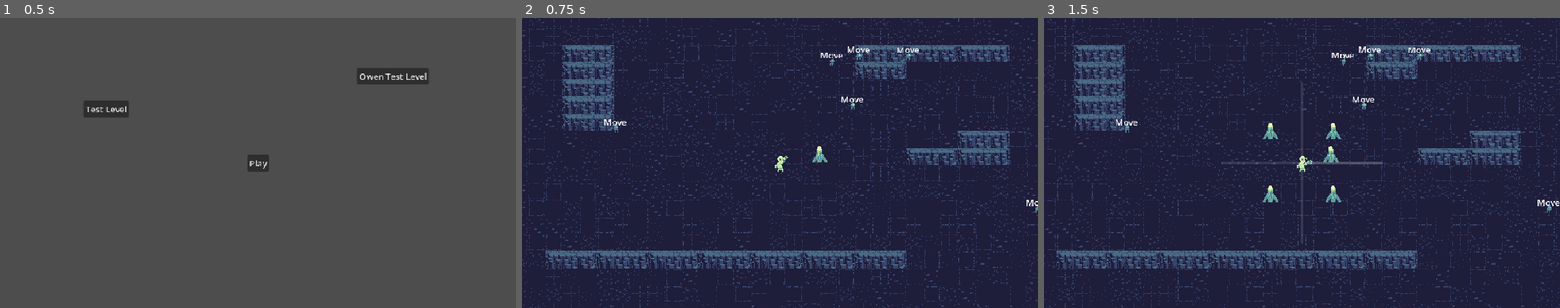
Above: before the commit, frames 1-3 (left to right).
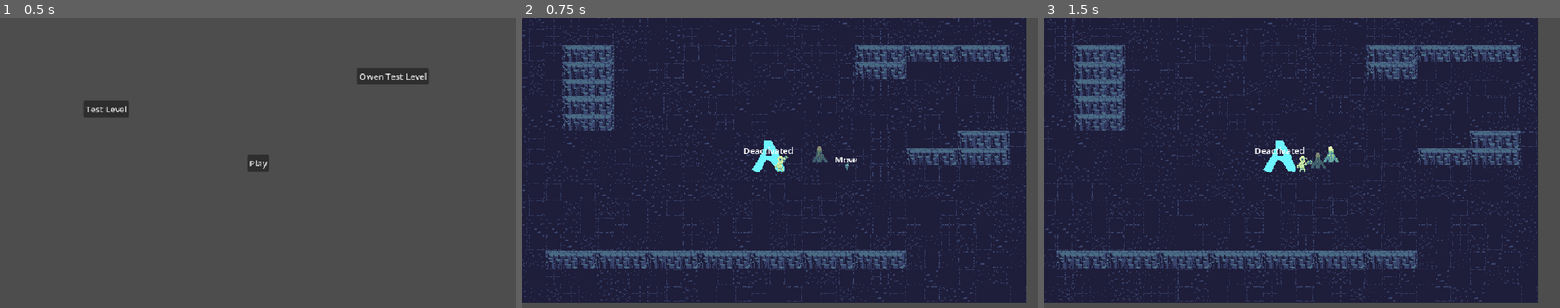
Above: after the commit, the same moments.

Repository: austingwatson/Signal
Game: Godot game, scene res://scenes/screen/title_screen.tscn
Same seed, same stepped clock (60 frames per second), same inputs: the game is played once before the commit and once after it.
Inputs (mouse positions are in pixels of both pictures, inside the frame that each line leads up to):
- Up to frame 1 (0.5 s): no input
- Up to frame 2 (0.75 s): click "Test Level" at 0.5 s
- Up to frame 3 (1.5 s): tap Enter at 1.25 s; move the mouse to (1415, 148) at 1.27 s; hold D (move_right) from 1.28 s (still down); tap F (build) at 1.35 s; click (1415, 148) at 1.42 s

Frame 1 is identical in both runs. In frame 2, 4.8% of the frame differs, in the area x 0-100%, y 0-100%; in frame 3, 7.5%.

Commit message:
added turret following from buy menu

Diff:
--- a/project.godot
+++ b/project.godot
@@ -78,6 +78,11 @@
 "events": [Object(InputEventKey,"resource_local_to_scene":false,"resource_name":"","device":-1,"window_id":0,"alt_press …(192 unchanged characters)…
 ]
 }
+add_swarm={
+"deadzone": 0.2,
+"events": [Object(InputEventKey,"resource_local_to_scene":false,"resource_name":"","device":-1,"window_id":0,"alt_pressed":false,"shift_pressed":false,"ctrl_pressed":false,"meta_pressed":false,"pressed":false,"keycode":0,"physical_keycode":4194334,"key_label":0,"unicode":0,"location":0,"echo":false,"script":null)
+]
+}
 
 [layer_names]
 
--- a/resources/material_amount/player_materials.tres
+++ b/resources/material_amount/player_materials.tres
@@ -4,4 +4,6 @@
 
 [resource]
 script = ExtResource("1_ff006")
+metal = 10
+power_cell = 10
 metadata/_custom_type_script = "uid://b00dj335v2dok"
--- /dev/null
+++ b/scenes/component/follow_component.tscn
@@ -0,0 +1,6 @@
+[gd_scene format=3 uid="uid://bk1micxiubh34"]
+
+[ext_resource type="Script" uid="uid://cvu2okdpokrkp" path="res://scripts/component/follow_component.gd" id="1_nlav3"]
+
+[node name="FollowComponent" type="Node2D" unique_id=1204676905]
+script = ExtResource("1_nlav3")
--- a/scenes/entity/actor/laser_turret.tscn
+++ b/scenes/entity/actor/laser_turret.tscn
@@ -1,13 +1,17 @@
 [gd_scene format=3 uid="uid://bgoyhwqib647g"]
 
+[ext_resource type="Script" uid="uid://c4ndchr1i0stw" path="res://scripts/entity/actor/laser_turret.gd" id="1_luihb"]
 [ext_resource type="Texture2D" uid="uid://bqlgf7w7nxrgo" path="res://assets/textures/actors/laser_turret.png" id="1_spblu"]
 [ext_resource type="PackedScene" uid="uid://dgy1y2sif2ssm" path="res://scenes/statemachine/state_machine.tscn" id="2_722y7"]
 [ext_resource type="Script" uid="uid://tu6yuu41c2re" path="res://scripts/statemachine/laser_turret/laser_turret_idle.gd" id="3_cjh2g"]
 [ext_resource type="Script" uid="uid://1af5p5lwsg3x" path="res://scripts/statemachine/laser_turret/laser_turret_attack.gd" id="4_w2hb1"]
 [ext_resource type="PackedScene" uid="uid://b2dwy2ayilnrx" path="res://scenes/component/detection_component.tscn" id="5_cjh2g"]
 [ext_resource type="Resource" uid="uid://5bb3ipdc4sqr" path="res://resources/damage/laser_turret_damage.tres" id="6_w2hb1"]
+[ext_resource type="PackedScene" uid="uid://bk1micxiubh34" path="res://scenes/component/follow_component.tscn" id="7_65xdw"]
 
 [node name="LaserTurret" type="Node2D" unique_id=994531285]
+modulate = Color(1, 1, 1, 0.49803922)
+script = ExtResource("1_luihb")
 
 [node name="Sprite2D" type="Sprite2D" parent="." unique_id=773377507]
 texture = ExtResource("1_spblu")
@@ -29,3 +33,9 @@
 collision_layer = 2
 collision_mask = 12
 damage = ExtResource("6_w2hb1")
+
+[node name="FollowComponent" parent="." unique_id=1204676905 node_paths=PackedStringArray("parent") instance=ExtResource("7_65xdw")]
+parent = NodePath("..")
+offset = Vector2(32, 0)
+
+[connection signal="stop_following" from="FollowComponent" to="." method="_on_follow_component_stop_following"]
--- a/scenes/entity/actor/player.tscn
+++ b/scenes/entity/actor/player.tscn
@@ -163,7 +163,7 @@
 
 [node name="InteractComponent" type="Area2D" parent="." unique_id=1245282860]
 collision_layer = 2
-collision_mask = 8
+collision_mask = 16
 input_pickable = false
 monitorable = false
 
@@ -179,7 +179,8 @@
 [node name="MultiTool" parent="." unique_id=1102108494 instance=ExtResource("9_18kca")]
 z_index = -1
 
-[node name="BuildMenu" parent="." unique_id=533637646 instance=ExtResource("11_eybgf")]
+[node name="BuildMenu" parent="." unique_id=533637646 node_paths=PackedStringArray("player") instance=ExtResource("11_eybgf")]
+player = NodePath("..")
 line_color = Color(1, 1, 1, 0.11764706)
 
 [node name="HurtBox" parent="." unique_id=938710698 instance=ExtResource("11_b81v7")]
--- a/scenes/entity/signal_tower.tscn
+++ b/scenes/entity/signal_tower.tscn
@@ -1,8 +1,13 @@
 [gd_scene format=3 uid="uid://ct6ob2i7t3jsh"]
 
 [ext_resource type="Script" uid="uid://py5ydsushuvt" path="res://scripts/entity/signal_tower.gd" id="1_qh3gv"]
-[ext_resource type="Texture2D" uid="uid://c8fmxkxisqgfy" path="res://assets/textures/st_temp.png" id="1_u15ln"]
+[ext_resource type="Texture2D" uid="uid://b55677ta5vjgw" path="res://assets/textures/st_temp.png" id="1_u15ln"]
 [ext_resource type="PackedScene" uid="uid://b6tw44p4yiv56" path="res://scenes/component/interactable_component.tscn" id="3_beg84"]
+[ext_resource type="PackedScene" uid="uid://dgy1y2sif2ssm" path="res://scenes/statemachine/state_machine.tscn" id="4_l5bs5"]
+[ext_resource type="PackedScene" uid="uid://cn7sofji6atcy" path="res://scenes/statemachine/state.tscn" id="5_gxh6q"]
+[ext_resource type="Script" uid="uid://cm2l06rrwtpvk" path="res://scripts/statemachine/signal_tower/signal_tower_deactivated.gd" id="6_76jeg"]
+[ext_resource type="Script" uid="uid://b88u3xa1h3slg" path="res://scripts/statemachine/signal_tower/signal_tower_activating.gd" id="7_7sm4a"]
+[ext_resource type="Script" uid="uid://dmwx3uw5idgyu" path="res://scripts/statemachine/signal_tower/signal_tower_activated.gd" id="8_7pjg8"]
 
 [sub_resource type="CircleShape2D" id="CircleShape2D_8vfw1"]
 radius = 64.0
@@ -14,10 +19,24 @@
 texture = ExtResource("1_u15ln")
 
 [node name="InteractableComponent" parent="." unique_id=254912776 instance=ExtResource("3_beg84")]
-collision_layer = 24
+collision_layer = 16
 collision_mask = 2
 
 [node name="CollisionShape2D" type="CollisionShape2D" parent="InteractableComponent" unique_id=1832900077]
 shape = SubResource("CircleShape2D_8vfw1")
 
-[connection signal="interacted" from="InteractableComponent" to="." method="_on_interactable_component_interacted"]
+[node name="StateMachine" parent="." unique_id=560415475 node_paths=PackedStringArray("initial_State") instance=ExtResource("4_l5bs5")]
+initial_State = NodePath("Deactivated")
+show_state = true
+
+[node name="Deactivated" parent="StateMachine" unique_id=394219668 instance=ExtResource("5_gxh6q")]
+script = ExtResource("6_76jeg")
+
+[node name="Activating" parent="StateMachine" unique_id=1520479396 instance=ExtResource("5_gxh6q")]
+script = ExtResource("7_7sm4a")
+
+[node name="Activated" parent="StateMachine" unique_id=461577864 node_paths=PackedStringArray("tower") instance=ExtResource("5_gxh6q")]
+script = ExtResource("8_7pjg8")
+tower = NodePath("../..")
+
+[connection signal="interacted" from="InteractableComponent" to="StateMachine/Deactivated" method="_on_interactable_component_interacted"]
--- a/scenes/screen/test_level_screen.tscn
+++ b/scenes/screen/test_level_screen.tscn
@@ -21,7 +21,7 @@
 
 [node name="TiledMap" parent="." unique_id=859205898 instance=ExtResource("1_81dx7")]
 chunk_library = Array[PackedScene]([ExtResource("4_pp5kj")])
-map_size = Vector2i(10, 10)
+map_size = Vector2i(1, 1)
 towers_amount = 1
 
 [node name="Player" parent="." unique_id=366550933 instance=ExtResource("1_kfx0g")]
--- a/scripts/component/detection_component.gd
+++ b/scripts/component/detection_component.gd
@@ -23,6 +23,14 @@
 			dis = distance
 
 	return closest
+
+
+func enable() -> void:
+	$CollisionShape2D.set_deferred("disabled", false)
+
+
+func disable() -> void:
+	$CollisionShape2D.set_deferred("disabled", true)
 
 
 func get_multi_closest(amount: int) -> Array[HurtBox]:
--- /dev/null
+++ b/scripts/component/follow_component.gd
@@ -0,0 +1,25 @@
+class_name FollowComponent
+extends Node2D
+
+signal stop_following
+
+@export var parent: Node2D
+@export var offset := Vector2.ZERO
+var entity: Node2D = null
+
+
+func _unhandled_input(_event: InputEvent) -> void:
+	if Input.is_action_just_pressed("shoot"):
+		stop_following.emit()
+		queue_free()
+
+
+func _physics_process(delta: float) -> void:
+	if entity == null:
+		return
+
+	parent.global_position = entity.global_position + offset.rotated(entity.global_rotation)
+
+
+func follow(entity: Node2D) -> void:
+	self.entity = entity
--- a/scripts/component/path_finder_component.gd
+++ b/scripts/component/path_finder_component.gd
@@ -21,6 +21,9 @@
 
 
 func _flow_field() -> void:
+	var flow := flow_field.get_direction(global_position)
+	character_movement_component.set_direction(flow)
+	return
 	var flow_dir := flow_field.get_direction(global_position)
 	var separation_dir := _get_seperation_dir()
 	var avoidance_dir := _get_avoidance_dir()
--- /dev/null
+++ b/scripts/entity/actor/laser_turret.gd
@@ -0,0 +1,12 @@
+extends Node2D
+
+@onready var detection_component := $DetectionComponent
+
+
+func _ready() -> void:
+	detection_component.disable()
+
+
+func _on_follow_component_stop_following() -> void:
+	modulate = Color.WHITE
+	detection_component.enable()
--- a/scripts/entity/multi_tool.gd
+++ b/scripts/entity/multi_tool.gd
@@ -20,7 +20,7 @@
 
 func _unhandled_input(_event: InputEvent) -> void:
 	if Input.is_action_just_pressed("shoot"):
-		shoot(Vector2.ZERO)
+		shoot()
 
 
 func _physics_process(_delta: float) -> void:
@@ -59,7 +59,7 @@
 	play_ping_sound(signal_strength)
 
 
-func shoot(target: Vector2) -> void:
+func shoot() -> void:
 	var closest = detection_component.get_multi_closest(3)
 	for enemy in closest:
 		enemy.take_damage(damage.damage)
--- a/scripts/entity/signal_tower.gd
+++ b/scripts/entity/signal_tower.gd
@@ -1,6 +1,2 @@
 class_name SignalTower
 extends Node2D
-
-
-func _on_interactable_component_interacted() -> void:
-	print("turn on")
--- a/scripts/global/global_signals.gd
+++ b/scripts/global/global_signals.gd
@@ -2,6 +2,8 @@
 
 signal added_metal(amount: int)
 signal added_power_cell(amount: int)
+signal activate_tower(tower)
+signal deactivate_tower(tower)
 
 
 func call_added_metal(amount: int) -> void:
@@ -10,3 +12,11 @@
 
 func call_added_power_cell(amount: int) -> void:
 	added_power_cell.emit(amount)
+
+
+func call_activate_tower(tower) -> void:
+	activate_tower.emit(tower)
+
+
+func all_deactivate_tower(tower) -> void:
+	deactivate_tower.emit(tower)
--- a/scripts/map/tiled_map.gd
+++ b/scripts/map/tiled_map.gd
@@ -20,6 +20,7 @@
 var merger := preload("res://scripts/map/chunk_merger.gd").new()
 var flow_field := preload("res://scripts/map/flow_field.tres")
 var flow_field_id := -1
+var towers := []
 
 @onready var ground = $Ground
 @onready var wall = $Wall
@@ -38,8 +39,11 @@
 	spawn.queue_free()
 
 	flow_field.setup(ground, wall, clutter)
-	create_flowfield(towers)
+	#create_flowfield(towers)
 	debug_flow_layer.visible = debug_flow
+
+	GlobalSignals.activate_tower.connect(_on_activate_tower)
+	GlobalSignals.deactivate_tower.connect(_on_deactivate_tower)
 
 
 func _process(_delta: float) -> void:
@@ -152,3 +156,17 @@
 		return ARROW_DOWN_LEFT
 	else:
 		return ARROW_LEFT
+
+
+func _on_activate_tower(tower) -> void:
+	towers.append(tower)
+	while flow_field_id != -1:
+		await get_tree().create_timer(0.5).timeout
+	create_flowfield(towers)
+
+
+func _on_deactivate_tower(tower) -> void:
+	towers.erase(tower)
+	while flow_field_id != -1:
+		await get_tree().create_timer(0.5).timeout
+	create_flowfield(towers)
--- a/scripts/screen/test_level_screen.gd
+++ b/scripts/screen/test_level_screen.gd
@@ -4,8 +4,17 @@
 func _ready() -> void:
 	randomize()
 
-	var swarm_bot_scene := preload("res://scenes/entity/actor/swarm_bot.tscn")
-	for i in range(10):
-		var swarm_bot = swarm_bot_scene.instantiate()
-		swarm_bot.global_position = Vector2(randf_range(50, 1000), randf_range(50, 1000))
-		EntityManager.add_enemy(swarm_bot)
+	set_process(false)
+
+
+func _unhandled_input(event: InputEvent) -> void:
+	if Input.is_action_just_pressed("add_swarm"):
+		var swarm_bot_scene := preload("res://scenes/entity/actor/swarm_bot.tscn")
+		for i in range(50):
+			var swarm_bot = swarm_bot_scene.instantiate()
+			swarm_bot.global_position = Vector2(randf_range(50, 2500), randf_range(50, 2500))
+			EntityManager.add_enemy(swarm_bot)
+
+
+func _process(_delta: float) -> void:
+	print(get_tree().get_nodes_in_group("enemy").size())
--- /dev/null
+++ b/scripts/statemachine/signal_tower/signal_tower_activated.gd
@@ -0,0 +1,7 @@
+extends State
+
+@export var tower: SignalTower
+
+
+func enter(_data: Dictionary) -> void:
+	GlobalSignals.call_activate_tower(tower)
--- /dev/null
+++ b/scripts/statemachine/signal_tower/signal_tower_activating.gd
@@ -0,0 +1 @@
+extends State
--- /dev/null
+++ b/scripts/statemachine/signal_tower/signal_tower_deactivated.gd
@@ -0,0 +1,5 @@
+extends State
+
+
+func _on_interactable_component_interacted() -> void:
+	statemachine.enter_state("Activated")
--- a/scripts/ui/build_menu.gd
+++ b/scripts/ui/build_menu.gd
@@ -1,6 +1,7 @@
 class_name BuildMenu
 extends Node2D
 
+@export var player: Node2D
 @export var player_materials: PlayerMaterials
 @export var radius := 150.0
 @export var build_costs: Array[BuildCost] = []   # one icon per slice
@@ -70,6 +71,8 @@
 		player_materials.buy(build_cost)
 		var spawn := build_cost.spawn_scene.instantiate()
 		spawn.global_position = global_position
+		if spawn.has_node("FollowComponent"):
+			spawn.get_node("FollowComponent").follow(player.get_node("MultiTool"))
 		EntityManager.add_entity(spawn)
 		close()
 
Not shown, added: scripts/component/follow_component.gd.uid
Not shown, added: scripts/entity/actor/laser_turret.gd.uid
Not shown, added: scripts/statemachine/signal_tower/signal_tower_activated.gd.uid
Not shown, added: scripts/statemachine/signal_tower/signal_tower_activating.gd.uid
Not shown, added: scripts/statemachine/signal_tower/signal_tower_deactivated.gd.uid
